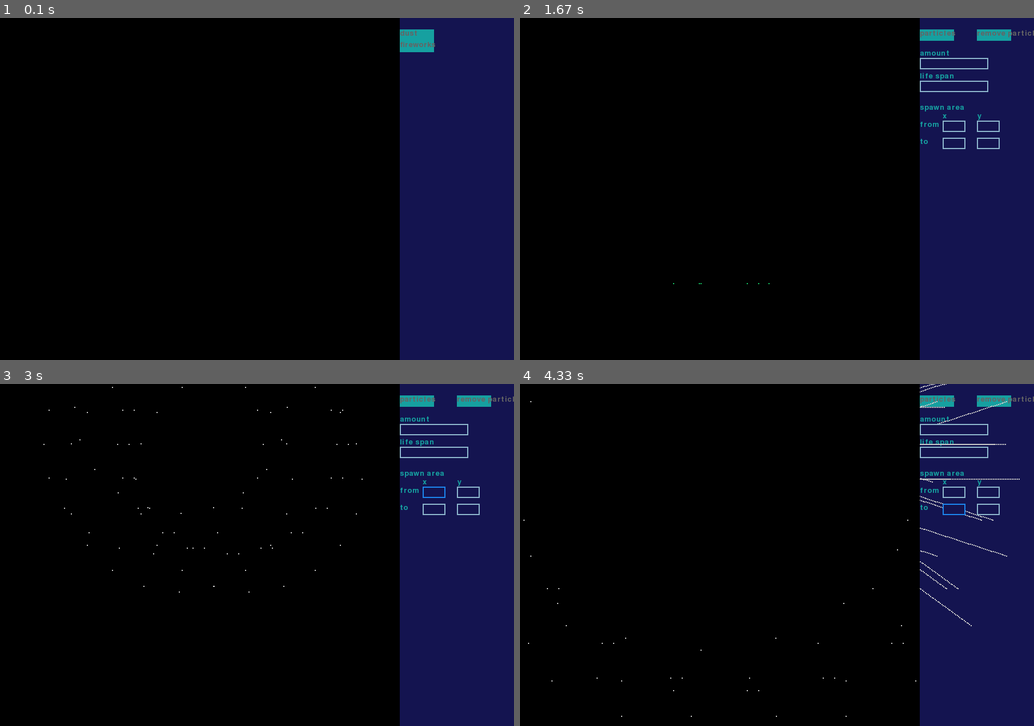
Above: before the commit, frames 1-4 (two rows, left to right).
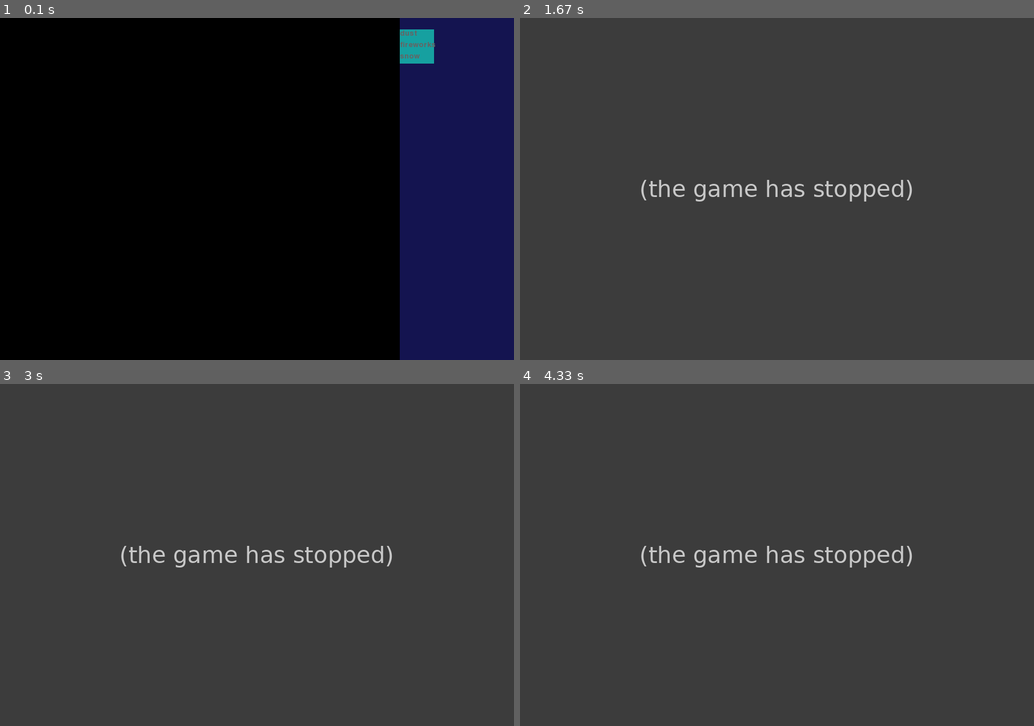
Above: after the commit, the same moments.

Repository: rokrerum/ParticlePlayground
Game: pygame game, started from main.py
Two runs of this game, one before a commit and one after it. Both use one fixed random seed, a clock stepped at 60 frames per second and the inputs below.
Inputs (mouse positions are in pixels of both pictures, inside the frame that each line leads up to):
- Up to frame 1 (0.1 s): no input
- Up to frame 2 (1.67 s): click (936, 45) at 0.38 s; click (951, 62) at 0.72 s; click (797, 230) at 1.05 s; click (992, 35) at 1.38 s
- Up to frame 3 (3 s): click (431, 452) at 1.72 s; click (447, 671) at 2.05 s; click (431, 493) at 2.95 s
- Up to frame 4 (4.33 s): click (864, 678) at 3.28 s; click (951, 510) at 4.18 s

The runs differ from the first frame. In frame 1, 0.2% of the frame differs, in the area x 77-85%, y 10-14%; in frame 2, 100%, in the area x 0-100%, y 0-100%; in frame 3, 100%; in frame 4, 100%.
Error after the commit: TypeError: Fireworks.__init__() missing 1 required positional argument: 'life_span' (main.py...; the game stopped at 0.38 s (later frames are placeholders)

Commit message:
Update main.py

Diff:
--- a/main.py
+++ b/main.py
@@ -87,7 +87,7 @@
 particle_info = {
     "amount": 6,
     "speed": [0, 0],
-    "color": (22, 200, 100),
+    "color": (22, 250, 100),
     "direction": None,
     "type": "dust",
     "life_span": 6
@@ -95,7 +95,8 @@
 
 partile_types = [
     "dust",
-    "fireworks"
+    "fireworks",
+    "snow"
     ]
 
 
@@ -116,13 +117,18 @@
         for button in input_buttons:  #this is handler for buttons for operating eavents of buttons
             button_action = button.button_press(event)
             if button_action:
-                if button_action in ["dust", "fireworks"]:
+                if button_action in ["dust", "fireworks", "snow"]:
                     mainWindow.input_buttons = []
                     if button_action == "dust":
                         particle_info["type"] = "dust"
                         mainWindow.setings_menu()
+
                     elif button_action == "fireworks":
                         particle_info["type"] = "fireworks"
+                        mainWindow.setings_menu()
+
+                    elif button_action == "snow":
+                        particle_info["type"] = "snow"
                         mainWindow.setings_menu()
 
                     mainWindow.menu = "particle_menu"
@@ -185,8 +191,13 @@
             while len(particles) < particle_info["amount"]:
                 particles.append(particle_data(random.randint(spawn_area["xstart"], spawn_area["xend"]), mainWindow.height,
                 particle_info["speed"], particle_info["color"],
-                ["n", random.choice(["w", "e"])],
                 int(time.time()) + particle_info["life_span"]))
+
+        elif particle_info["type"] == "snow":
+            particle_data = particle.Snow
+            while len(particles) < particle_info["amount"]:
+                particles.append(particle_data(random.randint(spawn_area["xstart"], spawn_area["xend"]), 0,
+                particle_info["speed"], particle_info["color"]))
 
     clock.tick(60)
     mainWindow.draw(particles)
